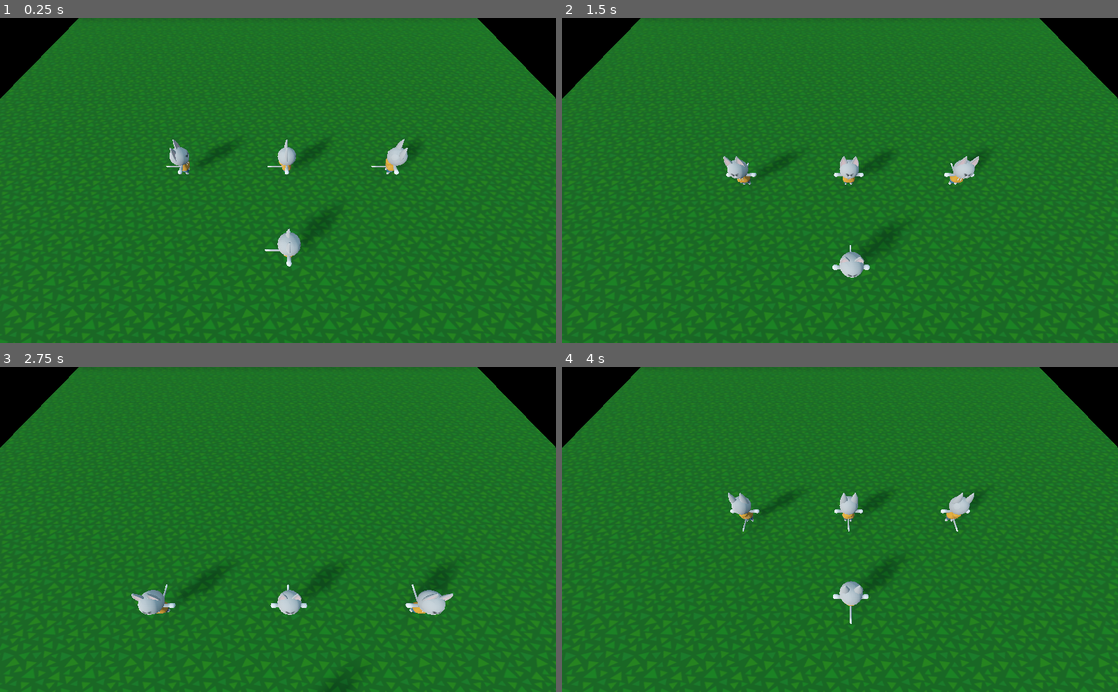
Above: before the commit, frames 1-4 (two rows, left to right).
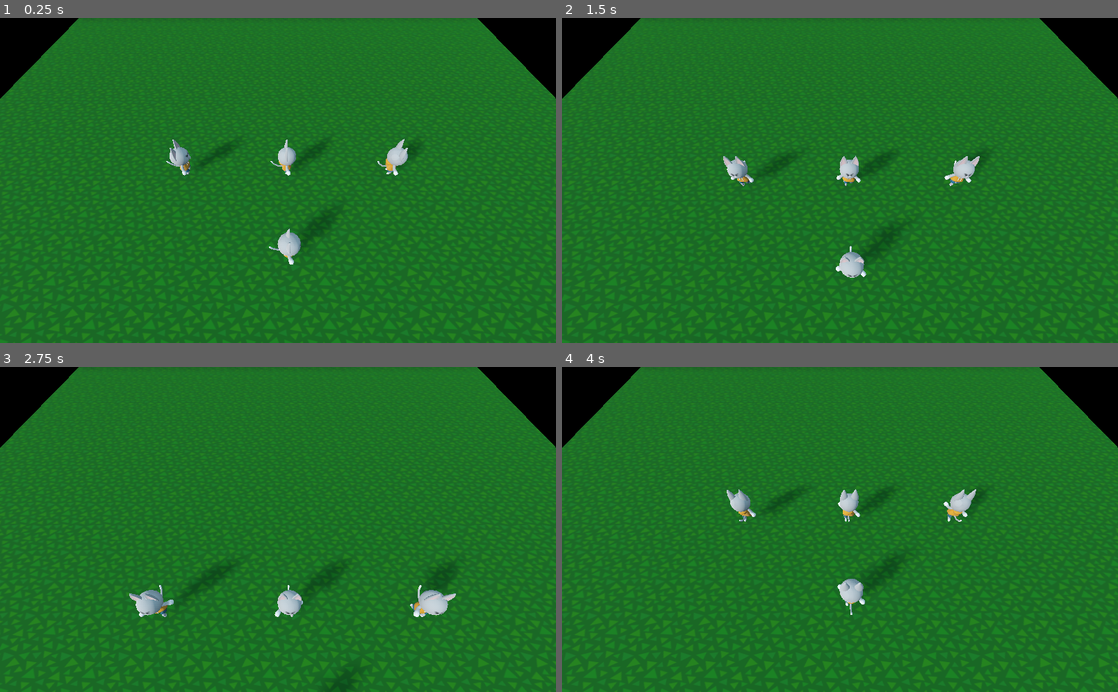
Above: after the commit, the same moments.

Repository: bmolyneaux/GGJ2020
Game: Godot game, scene res://Level/Level.tscn
The game is run twice, just before and just after one commit, with the same random seed, the same clock (stepped at 60 frames per second) and the same inputs.
Inputs:
- Up to frame 1 (0.25 s): no input
- Up to frame 2 (1.5 s): tap Enter (ui_accept) at 0.5, 0.77 s; hold Right (ui_right) 0.53-1.28 s; tap Space at 0.6, 1.35 s; hold S from 1.28 s (still down)
- Up to frame 3 (2.75 s): tap Enter (ui_accept) at 1.52 s; release S at 2.03 s; hold Right (ui_right) from 2.03 s (still down); tap Space at 2.1 s
- Up to frame 4 (4 s): release Right (ui_right) at 2.78 s; hold W 2.78-3.53 s; tap Space at 2.85, 3.6 s; tap Enter (ui_accept) at 3.02, 3.77 s; hold Left (ui_left) from 3.53 s (still down)

The runs differ from the first frame. In frame 1, 0.2% of the frame differs, in the area x 29-74%, y 37-77%; in frame 2, 0.3%; in frame 3, 0.5%; in frame 4, 0.7%, in the area x 29-75%, y 37-80%.

Commit message:
Cat animations

Diff:
--- /dev/null
+++ b/Repairer/KittyCat.tscn
@@ -0,0 +1,5 @@
+[gd_scene load_steps=2 format=2]
+
+[ext_resource path="res://Assets/KittyCat.glb" type="PackedScene" id=1]
+
+[node name="KittyCat" instance=ExtResource( 1 )]
--- a/Repairer/Repairer.tscn
+++ b/Repairer/Repairer.tscn
@@ -1,7 +1,8 @@
-[gd_scene load_steps=7 format=2]
+[gd_scene load_steps=8 format=2]
 
 [ext_resource path="res://Repairer/repairer.gd" type="Script" id=1]
 [ext_resource path="res://Assets/KittyCat.fbx" type="PackedScene" id=2]
+[ext_resource path="res://Repairer/KittyCat.tscn" type="PackedScene" id=3]
 
 [sub_resource type="CapsuleShape" id=1]
 
@@ -33,5 +34,8 @@
 [node name="CollisionShape" type="CollisionShape" parent="Area"]
 shape = SubResource( 4 )
 
-[node name="KittyCat" parent="." instance=ExtResource( 2 )]
+[node name="KittyCatOld" parent="." instance=ExtResource( 2 )]
 transform = Transform( -1, 0, -3.25841e-07, 0, 1, 0, 3.25841e-07, 0, -1, 0, 0, 0 )
+visible = false
+
+[node name="KittyCat" parent="." instance=ExtResource( 3 )]
--- a/Repairer/repairer.gd
+++ b/Repairer/repairer.gd
@@ -12,6 +12,8 @@
 
 func _ready():
 	add_to_group("player")
+	$KittyCat.get_node("AnimationPlayer").get_animation("Walk").loop = true
+	$KittyCat.get_node("AnimationPlayer").play("Walk")
 
 func _physics_process(delta):
 	var desired_speed = input * max_speed
